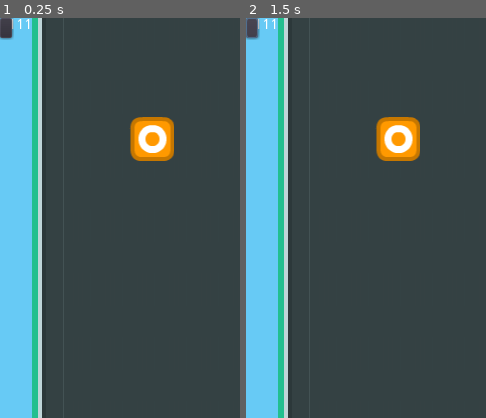
Above: before the commit, frames 1-2 (left to right).
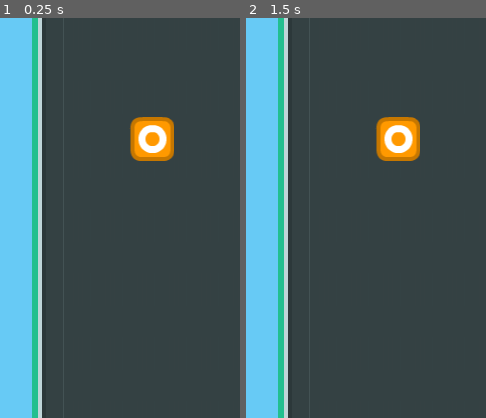
Above: after the commit, the same moments.

Repository: 20Deepshikha/final-project-gameteam
Game: Godot game, scene res://Game.tscn
The game is run twice, just before and just after one commit, with the same random seed, the same clock (stepped at 60 frames per second) and the same inputs.
Inputs (mouse positions are % of the whole screen's width and height, from its top left):
- Up to frame 1 (0.25 s): no input
- Up to frame 2 (1.5 s): click (1, 1) at 0.52 s; click (1, 1) at 1.27 s
The pictures show only the part of the screen within x 0-50%, y 0-50%; the shares and areas given below are measured in that part.

The runs differ from the first frame. In frame 1, 0.4% of the frame differs, in the area x 0-13%, y 0-6%; in frame 2, 0.4%.

Commit message:
added HUD

Diff:
--- a/Game.tscn
+++ b/Game.tscn
@@ -24,7 +24,6 @@
 
 [sub_resource type="RectangleShape2D" id=7]
 extents = Vector2( 609, 266.5 )
-[sub_resource type="DynamicFont" id=7]
 
 [node name="Game" type="Node2D"]
 position = Vector2( 0, -1 )
@@ -111,23 +110,5 @@
 shape = SubResource( 7 )
 
 [connection signal="body_entered" from="Area2D" to="car" method="when_touches_side_of_road"]
+[connection signal="body_entered" from="Area2D" to="car" method="_on_Area2D_body_entered"]
 [connection signal="body_entered" from="Area2D2" to="car" method="on_car_reaches_end"]
-[node name="HUD" type="CanvasLayer" parent="."]
-
-[node name="ScoreLabel" type="Label" parent="HUD"]
-margin_right = 40.0
-margin_bottom = 14.0
-custom_fonts/font = SubResource( 7 )
-
-[node name="Message" type="Label" parent="HUD"]
-margin_right = 40.0
-margin_bottom = 14.0
-text = "1111"
-
-[node name="StartButton" type="Button" parent="HUD"]
-margin_right = 12.0
-margin_bottom = 20.0
-
-[node name="MessageTimer" type="Timer" parent="HUD"]
-
-[connection signal="body_entered" from="Area2D" to="car" method="_on_Area2D_body_entered"]
--- /dev/null
+++ b/HUD.tscn
@@ -0,0 +1,3 @@
+[gd_scene format=2]
+
+[node name="HUD" type="CanvasLayer"]
